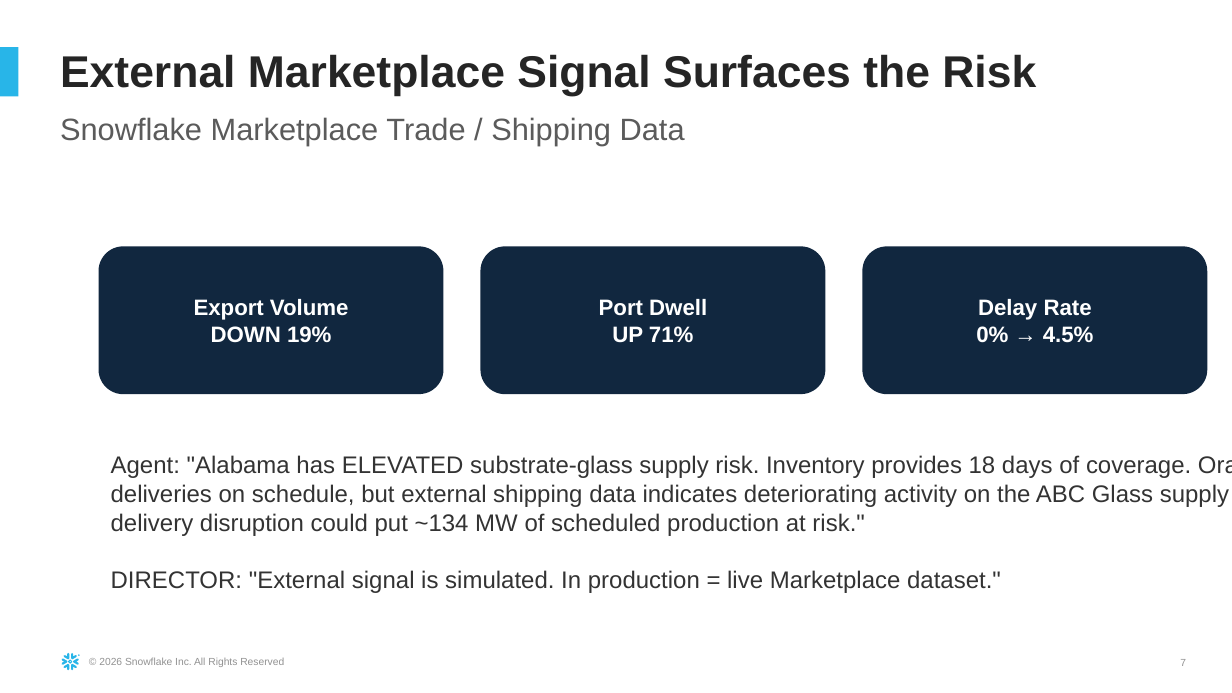
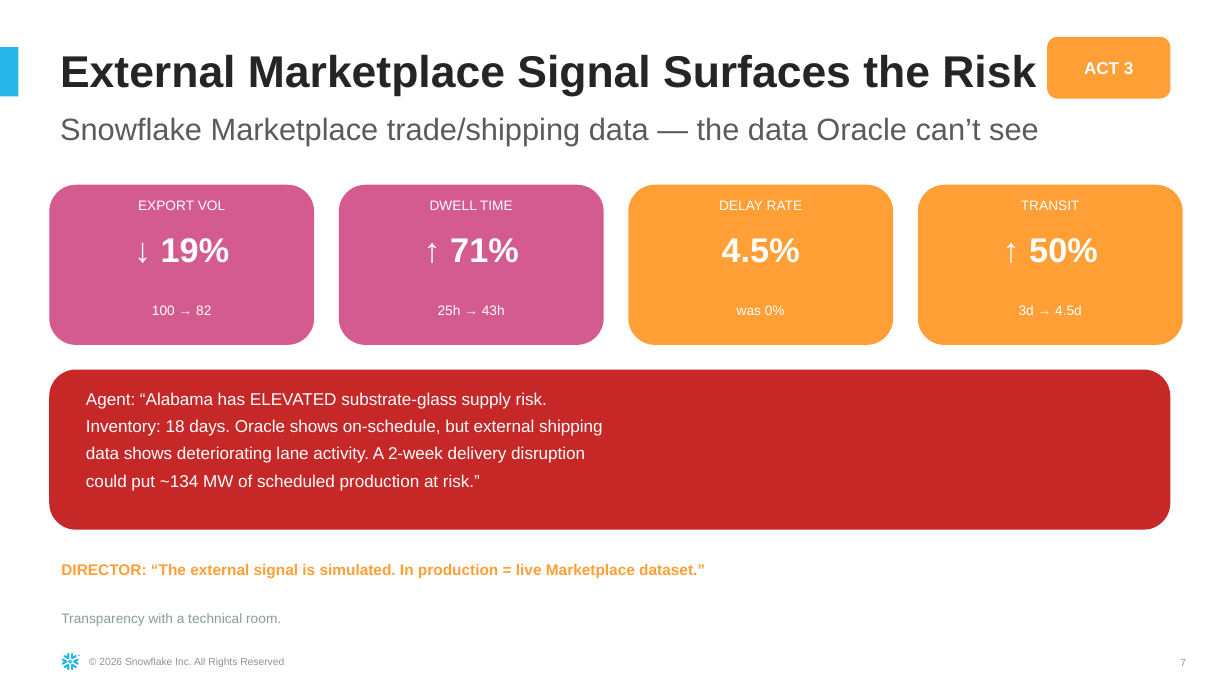
Before and after one commit to sfc-gh-sdickson/First-Solar, a slide deck: slide 7 of docs/First_Solar_Demo_Narrative.pptx. Drawn at 1232x693 pixels with LibreOffice and Linux fonts; fonts in the diff are those of the drawing. Boxes give left, top, right and bottom in pixels: in the first picture for what was removed or moved away, otherwise in the second. Text is boxed around its words. In the diff, an @@ line names an element or a change of style, - is before the commit and + after.

Commit message:
Fix PPTX: correct 10x5.62 dimensions, add graphic elements
Fixes text overflow (slide is 10"x5.62", not 13.3"x7.5"). Adds visual
elements: colored metric cards, numbered action circles, chevron flow
arrows, gauge-style inventory indicator, data visualization boxes.
Uses exact placeholder positions from template inspection.

.... Generated with [Cortex Code](https://docs.snowflake.com/en/user-guide/cortex-code/cortex-code)

```diff
--- a/docs/First_Solar_Demo_Narrative.pptx
+++ b/docs/First_Solar_Demo_Narrative.pptx
@@ rounded rectangle added at <box>1047,37,1170,99</box>, fill #FF9F36, 10 pt, text #FFFFFF, bold @@
+ACT 3
@@ subtitle at <box>60,117,1039,145</box>: text changed @@
-Snowflake Marketplace Trade / Shipping Data
+Snowflake Marketplace trade/shipping data — the data Oracle can’t see
@@ rounded rectangle added at <box>49,185,314,345</box>, fill #D45B90 @@
@@ text added at <box>138,200,225,210</box>, 8 pt, text #FFFFFF @@
+EXPORT VOL
@@ rounded rectangle added at <box>339,185,604,345</box>, fill #D45B90 @@
@@ text added at <box>430,200,513,210</box>, 8 pt, text #FFFFFF @@
+DWELL TIME
@@ rounded rectangle added at <box>628,185,893,345</box>, fill #FF9F36 @@
@@ text added at <box>719,200,803,210</box>, 8 pt, text #FFFFFF @@
+DELAY RATE
@@ rounded rectangle added at <box>918,185,1183,345</box>, fill #FF9F36 @@
@@ text added at <box>1021,200,1080,210</box>, 8 pt, text #FFFFFF @@
+TRANSIT
@@ text added at <box>161,238,230,263</box>, 20 pt, text #FFFFFF, bold @@
+↓ 19%
@@ text added at <box>450,238,519,262</box>, 20 pt, text #FFFFFF, bold @@
+↑ 71%
@@ text added at <box>722,238,800,263</box>, 20 pt, text #FFFFFF, bold @@
+4.5%
@@ text added at <box>1029,238,1098,263</box>, 20 pt, text #FFFFFF, bold @@
+↑ 50%
@@ rounded rectangle removed at <box>99,246,444,394</box> @@
-Export Volume
-DOWN 19%
@@ rounded rectangle removed at <box>480,246,825,394</box> @@
-Port Dwell
-UP 71%
@@ rounded rectangle removed at <box>862,246,1207,394</box> @@
-Delay Rate
-0% → 4.5%
@@ text added at <box>152,305,211,315</box>, 8 pt, text #FFFFFF @@
+100 → 82
@@ text added at <box>438,305,505,315</box>, 8 pt, text #FFFFFF @@
+25h → 43h
@@ text added at <box>737,305,785,315</box>, 8 pt, text #FFFFFF @@
+was 0%
@@ text added at <box>1019,305,1082,315</box>, 8 pt, text #FFFFFF @@
+3d → 4.5d
@@ rounded rectangle added at <box>49,370,1170,530</box>, fill #C62828 @@
@@ text at <box>86,392,603,491</box>: text changed; size 14 to 10 pt; text colour #333333 to #FFFFFF @@
-Agent: "Alabama has ELEVATED substrate-glass supply risk. Inventory provides 18 days of coverage. Oracle shows deliveries on schedule, but external shipping data indicates deteriorating activity on the ABC Glass supply lane. A two-week delivery disruption could put ~134 MW of scheduled production at risk."
-DIRECTOR: "External signal is simulated. In production = live Marketplace dataset."
+Agent: “Alabama has ELEVATED substrate-glass supply risk.
+Inventory: 18 days. Oracle shows on-schedule, but external shipping
+data shows deteriorating lane activity. A 2-week delivery disruption
+could put ~134 MW of scheduled production at risk.”
@@ text added at <box>61,564,705,579</box>, 9 pt, text #FF9F36, bold @@
+DIRECTOR: “The external signal is simulated. In production = live Marketplace dataset.”
@@ text added at <box>61,613,281,626</box>, 8 pt, text #8A999E @@
+Transparency with a technical room.
```
Also in this commit, not shown: 11 other slides changed.
